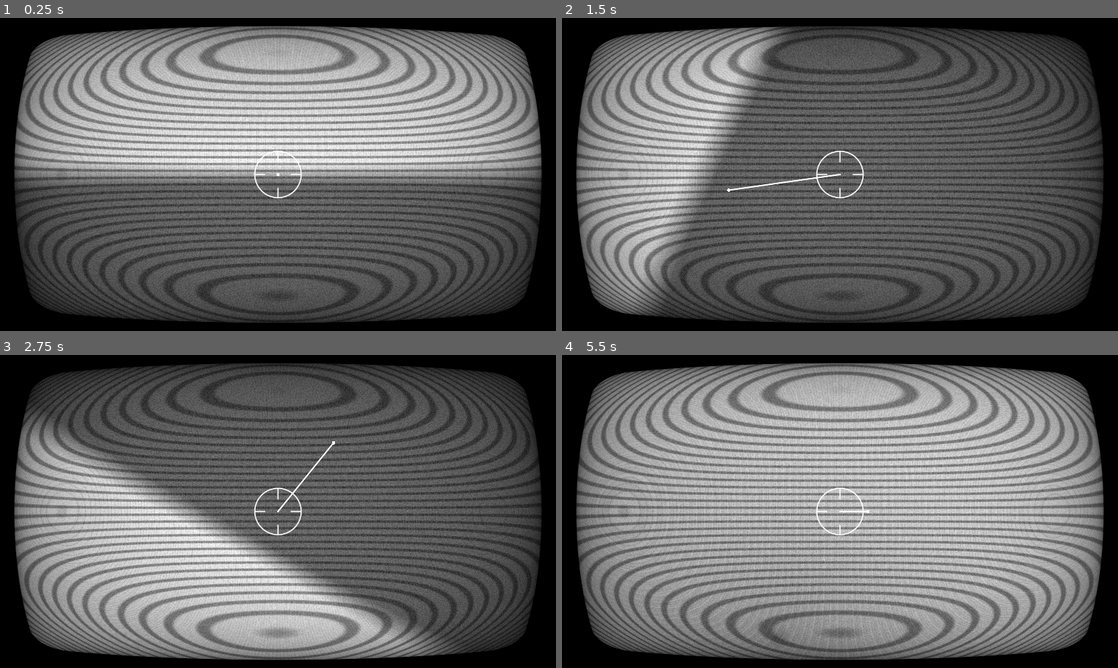
Above: before the commit, frames 1-4 (two rows, left to right).
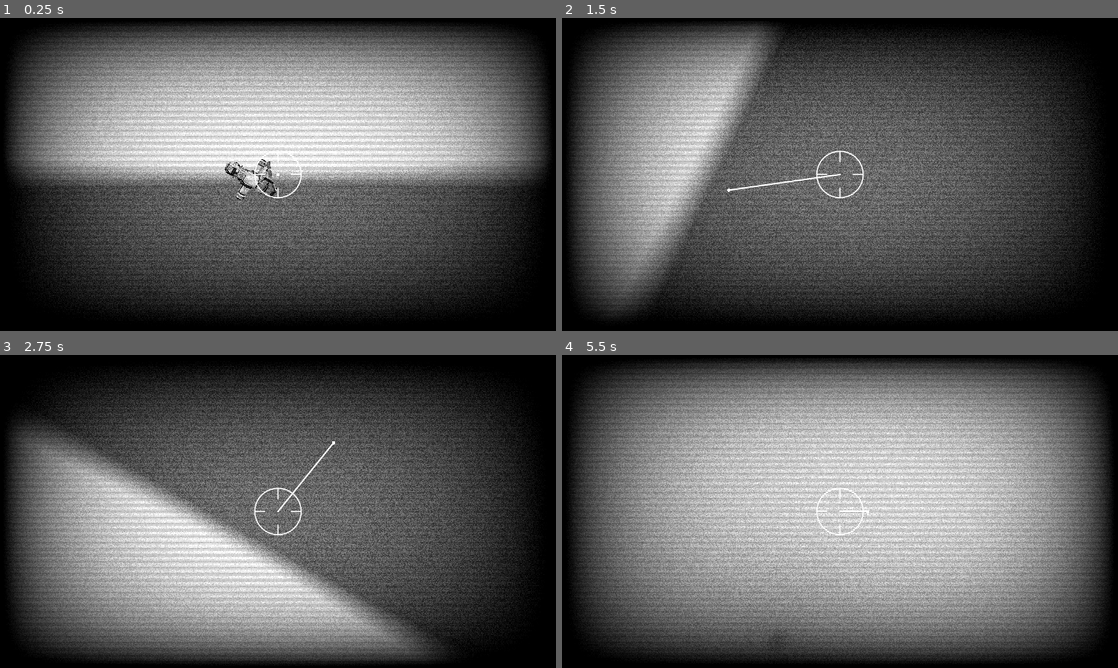
Above: after the commit, the same moments.

Repository: remileroyy/spacebuild
Game: Godot game, scene res://world.tscn
Two runs of this game, one before a commit and one after it. Both use one fixed random seed, a clock stepped at 60 frames per second and the inputs below. A sky picture missing from this copy of the repository is replaced by a grey-blue gradient.
Inputs (mouse positions are in pixels of both pictures, inside the frame that each line leads up to):
- Up to frame 1 (0.25 s): no input
- Up to frame 2 (1.5 s): move the mouse to (962, 158) at 0.52 s; hold D (Right) 0.53-1.28 s; hold E (Roll+) 0.53-1.28 s; tap Q (Roll-) at 0.8, 1.35 s; move the mouse to (728, 190) at 1.27 s; hold S (Back) from 1.28 s (still down)
- Up to frame 3 (2.75 s): tap Space (Space) at 1.55, 2.1 s; move the mouse to (333, 442) at 2.02 s; release S (Back) at 2.03 s; hold D (Right) from 2.03 s (still down); hold E (Roll+) from 2.03 s (still down)
- Up to frame 4 (5.5 s): move the mouse to (812, 574) at 2.77 s; release D (Right) at 2.78 s; release E (Roll+) at 2.78 s; hold W (Forward) 2.78-3.53 s; tap E (Roll+) at 2.85, 4.55 s; tap Q (Roll-) at 3.05, 5.3 s; move the mouse to (1006, 558) at 3.52 s; hold Q (Roll-) 3.53-4.28 s; hold A (Left) 3.53-5.03 s; tap Space (Space) at 3.8, 4.35 s; move the mouse to (673, 464) at 4.27 s; move the mouse to (867, 511) at 5.02 s; hold S (Back) from 5.03 s (still down); hold E (Roll+) from 5.03 s (still down)

The runs differ from the first frame. In frame 1, 58% of the frame differs, in the area x 0-100%, y 1-98%; in frame 2, 54%; in frame 3, 56%; in frame 4, 62%, in the area x 1-99%, y 1-99%.

Commit message:
better, simplified shader

Diff:
--- a/Scripts/Crosshair.gd
+++ b/Scripts/CrosshairLine.gd
@@ -1,5 +1,4 @@
 extends Control
-
 
 func _draw():
 	var mouse = clamped_mouse()
--- a/Scripts/Player.gd
+++ b/Scripts/Player.gd
@@ -1,24 +1,30 @@
 extends RigidBody3D
 
+const THRUST = 3.0
+
+@export var line : Control
+
 func _physics_process(_delta):
+	if Input.is_action_just_pressed("Space"):
+		linear_damp = THRUST
+	elif Input.is_action_just_released("Space"):
+		linear_damp = 0.0
 	input_rotate()
 	input_translate()
 
-
 func input_rotate():
 	var length = get_viewport().size.y * 0.4
-	var mouse = $"../CanvasLayer/Crosshair/Line".clamped_mouse() / length
+	var mouse = line.clamped_mouse() / length
 	mouse = mouse.move_toward(Vector2.ZERO, 0.2) / 0.8
-	var pitch_input = mouse.y
-	var yaw_input = mouse.x
-	var roll_input = Input.get_action_strength("Roll+") - Input.get_action_strength("Roll-")
-	apply_torque(basis * pitch_input * Vector3.LEFT)
-	apply_torque(basis * yaw_input * Vector3.DOWN)
-	apply_torque(basis * roll_input * Vector3.FORWARD)
+	var input = Vector3()
+	input.x = -mouse.y
+	input.y = -mouse.x
+	input.z = Input.get_action_strength("Roll-") - Input.get_action_strength("Roll+")
+	apply_torque(basis * input)
 
 func input_translate():
 	var input = Vector3()
 	input.x = Input.get_action_strength("Right") - Input.get_action_strength("Left")
 	input.y = Input.get_action_strength("Up") - Input.get_action_strength("Down")
 	input.z = Input.get_action_strength("Back") - Input.get_action_strength("Forward")
-	apply_central_force(basis * input)
+	apply_central_force(basis * input * THRUST)
--- a/Scripts/cctv.gdshader
+++ /dev/null
@@ -1,134 +0,0 @@
-/*
-Shader from Godot Shaders - the free shader library.
-godotshaders.com/shader/VHS-and-CRT-monitor-effect
-
-This shader is under CC0 license. Feel free to use, improve and
-change this shader according to your needs and consider sharing
-the modified result to godotshaders.com.
-*/
-
-shader_type canvas_item;
-
-//*** IMPORTANT! ***/
-// - If you are using this shader to affect the node it is applied to set 'overlay' to false (unchecked in the instepctor).
-// - If you are using this shader as an overlay, and want the shader to affect the nodes below in the Scene hierarchy,
-//   set 'overlay' to true (checked in the inspector).
-// On Mac there is potentially a bug causing this to not work properly. If that is the case and you want to use the shader as an overlay
-// change all "overlay ? SCREEN_TEXTURE : TEXTURE" to only "SCREEN_TEXTURE" on lines 129-140, and "vec2 uv = overlay ? warp(SCREEN_UV) : warp(UV);"
-// to "vec2 uv = warp(SCREEN_UV);" on line 98.
-uniform bool overlay = false;
-
-uniform sampler2D SCREEN_TEXTURE : hint_screen_texture, filter_linear_mipmap;
-
-uniform float scanlines_opacity : hint_range(0.0, 1.0) = 0.4;
-uniform float scanlines_width : hint_range(0.0, 0.5) = 0.25;
-uniform float grille_opacity : hint_range(0.0, 1.0) = 0.3;
-uniform vec2 resolution = vec2(640.0, 480.0); // Set the number of rows and columns the texture will be divided in. Scanlines and grille will make a square based on these values
-uniform bool pixelate = true; // Fill each square ("pixel") with a sampled color, creating a pixel look and a more accurate representation of how a CRT monitor would work.
-uniform float static_noise_intensity : hint_range(0.0, 1.0) = 0.06;
-uniform float aberration : hint_range(-1.0, 1.0) = 0.03; // Chromatic aberration, a distortion on each color channel.
-uniform float brightness = 1.4; // When adding scanline gaps and grille the image can get very dark. Brightness tries to compensate for that.
-uniform bool discolor = true; // Add a discolor effect simulating a VHS
-uniform float warp_amount : hint_range(0.0, 5.0) = 1.0; // Warp the texture edges simulating the curved glass of a CRT monitor or old TV.
-uniform bool clip_warp = false;
-uniform float vignette_intensity = 0.4; // Size of the vignette, how far towards the middle it should go.
-uniform float vignette_opacity : hint_range(0.0, 1.0) = 0.5;
-
-// Used by the noise functin to generate a pseudo random value between 0.0 and 1.0
-float random(vec2 uv){
-    return fract(cos(uv.x * 83.4827 + uv.y * 92.2842) * 43758.5453123);
-}
-
-// Takes in the UV and warps the edges, creating the spherized effect
-vec2 warp(vec2 uv){
-	vec2 delta = uv - 0.5;
-	float delta2 = dot(delta.xy, delta.xy);
-	float delta4 = delta2 * delta2;
-	float delta_offset = delta4 * warp_amount;
-
-	return uv + delta * delta_offset;
-}
-
-// Adds a black border to hide stretched pixel created by the warp effect
-float border (vec2 uv){
-	float radius = min(warp_amount, 0.08);
-	radius = max(min(min(abs(radius * 2.0), abs(1.0)), abs(1.0)), 1e-5);
-	vec2 abs_uv = abs(uv * 2.0 - 1.0) - vec2(1.0, 1.0) + radius;
-	float dist = length(max(vec2(0.0), abs_uv)) / radius;
-	float square = smoothstep(0.96, 1.0, dist);
-	return clamp(1.0 - square, 0.0, 1.0);
-}
-
-// Adds a vignette shadow to the edges of the image
-float vignette(vec2 uv){
-	uv *= 1.0 - uv.xy;
-	float vignette = uv.x * uv.y * 15.0;
-	return pow(vignette, vignette_intensity * vignette_opacity);
-}
-
-void fragment()
-{
-	vec2 uv = overlay ? warp(SCREEN_UV) : warp(UV); // Warp the uv. uv will be used in most cases instead of UV to keep the warping
-	vec2 text_uv = uv;
-	// Pixelate the texture based on the given resolution.
-	if (pixelate)
-	{
-		text_uv = ceil(uv * resolution) / resolution;
-	}
-	vec4 text;
-	text.r = texture(SCREEN_TEXTURE, text_uv + vec2(aberration, 0.0) * .1).r;
-	text.g = texture(SCREEN_TEXTURE, text_uv - vec2(aberration, 0.0) * .1).g;
-	text.b = texture(SCREEN_TEXTURE, text_uv).b;
-	text.a = 1.0;
-	float r = text.r;
-	float g = text.g;
-	float b = text.b;
-	uv = warp(UV);
-	// CRT monitors don't have pixels but groups of red, green and blue dots or lines, called grille. We isolate the texture's color channels
-	// and divide it up in 3 offsetted lines to show the red, green and blue colors next to each other, with a small black gap between.
-	if (grille_opacity > 0.0){
-		float g_r = smoothstep(0.85, 0.95, abs(sin(uv.x * (resolution.x * 3.14159265))));
-		r = mix(r, r * g_r, grille_opacity);
-		float g_g = smoothstep(0.85, 0.95, abs(sin(1.05 + uv.x * (resolution.x * 3.14159265))));
-		g = mix(g, g * g_g, grille_opacity);
-		float b_b = smoothstep(0.85, 0.95, abs(sin(2.1 + uv.x * (resolution.x * 3.14159265))));
-		b = mix(b, b * b_b, grille_opacity);
-	}
-	// Apply the grille to the texture's color channels and apply Brightness. Since the grille and the scanlines (below) make the image very dark you
-	// can compensate by increasing the brightness.
-	text.r = clamp(r * brightness, 0.0, 1.0);
-	text.g = clamp(g * brightness, 0.0, 1.0);
-	text.b = clamp(b * brightness, 0.0, 1.0);
-	// Scanlines are the horizontal lines that make up the image on a CRT monitor.
-	// Here we are actual setting the black gap between each line, which I guess is not the right definition of the word, but you get the idea
-	float scanlines = 0.5;
-	if (scanlines_opacity > 0.0)
-	{
-		// Same technique as above, create lines with sine and applying it to the texture. Smoothstep to allow setting the line size.
-		scanlines = smoothstep(scanlines_width, scanlines_width + 0.5, abs(sin(uv.y * (resolution.y * 3.14159265))));
-		text.rgb = mix(text.rgb, text.rgb * vec3(scanlines), scanlines_opacity);
-	}
-	// Apply static noise by generating it over the whole screen in the same way as above
-	if (static_noise_intensity > 0.0)
-	{
-		text.rgb += clamp(random((ceil(uv * resolution) / resolution) + fract(TIME)), 0.0, 1.0) * static_noise_intensity;
-	}
-	// Apply a black border to hide imperfections caused by the warping.
-	// Also apply the vignette
-	text.rgb *= border(uv);
-	text.rgb *= vignette(uv);
-	// Hides the black border and make that area transparent. Good if you want to add the the texture on top an image of a TV or monitor.
-	if (clip_warp)
-	{
-		text.a = border(uv);
-	}
-	if (discolor)
-	{
-		text.rgb = vec3(text.r + text.g + text.b) / 3.;
-		// Contrast
-		float contrast = 1.2;
-		float midpoint = pow(0.5, 2.2);
-		text.rgb = (text.rgb - vec3(midpoint)) * contrast + midpoint;
-	}
-	COLOR = text;
-}
--- /dev/null
+++ b/Scripts/shader.gdshader
@@ -0,0 +1,58 @@
+/*
+Shader from Godot Shaders - the free shader library.
+godotshaders.com/shader/VHS-and-CRT-monitor-effect
+
+This shader is under CC0 license. Feel free to use, improve and
+change this shader according to your needs and consider sharing
+the modified result to godotshaders.com.
+*/
+
+shader_type canvas_item;
+
+//*** IMPORTANT! ***/
+// - If you are using this shader to affect the node it is applied to set 'overlay' to false (unchecked in the instepctor).
+// - If you are using this shader as an overlay, and want the shader to affect the nodes below in the Scene hierarchy,
+//   set 'overlay' to true (checked in the inspector).
+// On Mac there is potentially a bug causing this to not work properly. If that is the case and you want to use the shader as an overlay
+// change all "overlay ? SCREEN_TEXTURE : TEXTURE" to only "SCREEN_TEXTURE" on lines 129-140, and "vec2 uv = overlay ? warp(SCREEN_UV) : warp(UV);"
+// to "vec2 uv = warp(SCREEN_UV);" on line 98.
+
+uniform sampler2D SCREEN_TEXTURE : hint_screen_texture, filter_linear_mipmap;
+
+uniform float static_noise_intensity : hint_range(0.0, 1.0) = 0.2;
+uniform float vignette_intensity = 1; // Size of the vignette, how far towards the middle it should go.
+uniform float vignette_opacity : hint_range(0.0, 1.0) = 0.5;
+uniform float scanline_count : hint_range(0, 1800) = 200.0;
+uniform float contrast = 2.0;
+
+// Used by the noise functin to generate a pseudo random value between 0.0 and 1.0
+float random(vec2 uv){
+    return fract(cos(uv.x * 83.4827 + uv.y * 92.2842) * 43758.5453123);
+}
+
+// Adds a vignette shadow to the edges of the image
+float vignette(vec2 uv){
+	uv *= 1.0 - uv.xy;
+	float vignette = uv.x * uv.y * 15.0;
+	return pow(vignette, vignette_intensity * vignette_opacity);
+}
+
+void fragment()
+{
+	vec4 text = texture(SCREEN_TEXTURE, UV);
+	// Noise
+	text.rgb += clamp(random(UV + fract(TIME)), 0.0, 1.0) * static_noise_intensity;
+	// Vignette
+	text.rgb *= vignette(UV);
+	// Greyscale
+	text.rgb = vec3(text.r + text.g + text.b) / 3.;
+	// Scanlines
+	float s = sin(UV.y * scanline_count * PI * 2.0);
+	s = (s * 0.5 + 0.5) * 0.9 + 0.1;
+	text = text * vec4(vec3(pow(s, 0.25)), 1.0);
+	// Contrast
+	float midpoint = pow(0.5, 2.2);
+	text.rgb = (text.rgb - vec3(midpoint)) * contrast + midpoint;
+
+	COLOR = text;
+}
--- a/Scripts/test.gdshader
+++ /dev/null
@@ -1,34 +0,0 @@
-shader_type canvas_item;
-
-uniform vec4 color1 : source_color;
-uniform vec4 color2 : source_color;
-uniform float threshold;
-uniform float intensity;
-uniform float opacity;
-uniform vec4 glow_color : source_color;
-
-void fragment() {
-	// Get the pixel color from the texture
-	vec4 pixel_color = texture(TEXTURE, UV);
-
-	// Calculate the distance between the pixel color and the first source color
-	float distance = length(pixel_color - color1);
-
-	// Calculate the distance between the pixel color and the second source color
-	float distance_second = length(pixel_color - color2);
-
-	// Create a new variable to store the modified glow color
-	vec4 modified_glow_color = glow_color;
-
-	// Set the alpha value of the modified glow color to the specified opacity
-	modified_glow_color.a = opacity;
-
-	// If the distance to either source color is below the threshold, set the output color to a blend of the pixel color and the modified glow color
-	if (distance < threshold || distance_second < threshold) {
-		COLOR = mix(pixel_color, modified_glow_color * intensity, modified_glow_color.a);
-	}
-	// Otherwise, set the output color to the pixel color
-	else {
-		COLOR = pixel_color;
-	}
-}
--- a/project.godot
+++ b/project.godot
@@ -76,5 +76,5 @@
 
 3d/default_gravity=0.0
 3d/default_gravity_vector=Vector3(0, 0, 0)
-3d/default_linear_damp=1.0
+3d/default_linear_damp=0.0
 3d/default_angular_damp=2.0
--- a/world.tscn
+++ b/world.tscn
@@ -3,8 +3,8 @@
 [ext_resource type="Texture2D" uid="uid://ccpnhnf70iqyp" path="res://Assets/panorama_image.png" id="1_vneaj"]
 [ext_resource type="Script" path="res://Scripts/Player.gd" id="1_yukp5"]
 [ext_resource type="Texture2D" uid="uid://cgoye2p75nh5k" path="res://Assets/crosshair.png" id="2_v8r2h"]
-[ext_resource type="Script" path="res://Scripts/Crosshair.gd" id="3_d54j1"]
-[ext_resource type="Shader" path="res://Scripts/cctv.gdshader" id="3_lt5no"]
+[ext_resource type="Script" path="res://Scripts/CrosshairLine.gd" id="3_d54j1"]
+[ext_resource type="Shader" path="res://Scripts/shader.gdshader" id="3_lt5no"]
 [ext_resource type="PackedScene" uid="uid://bigwc0sppj0fo" path="res://Wikiplanet Space Station (WSS).glb" id="7_el1x2"]
 
 [sub_resource type="PanoramaSkyMaterial" id="PanoramaSkyMaterial_n2if7"]
@@ -24,28 +24,20 @@
 
 [sub_resource type="ShaderMaterial" id="ShaderMaterial_ap7gf"]
 shader = ExtResource("3_lt5no")
-shader_parameter/overlay = false
-shader_parameter/scanlines_opacity = 0.4
-shader_parameter/scanlines_width = 0.25
-shader_parameter/grille_opacity = 0.3
-shader_parameter/resolution = Vector2(718.08, 403.92)
-shader_parameter/pixelate = true
-shader_parameter/static_noise_intensity = 0.114
-shader_parameter/aberration = 0.03
-shader_parameter/brightness = 1.4
-shader_parameter/discolor = true
-shader_parameter/warp_amount = 1.0
-shader_parameter/clip_warp = false
-shader_parameter/vignette_intensity = 0.4
+shader_parameter/static_noise_intensity = 0.2
+shader_parameter/vignette_intensity = 1.0
 shader_parameter/vignette_opacity = 0.5
+shader_parameter/scanline_count = 200.0
+shader_parameter/contrast = 2.0
 
 [node name="World" type="Node3D"]
 
 [node name="WorldEnvironment" type="WorldEnvironment" parent="."]
 environment = SubResource("Environment_1q1mr")
 
-[node name="Player" type="RigidBody3D" parent="."]
+[node name="Player" type="RigidBody3D" parent="." node_paths=PackedStringArray("line")]
 script = ExtResource("1_yukp5")
+line = NodePath("../CanvasLayer/Crosshair/Line")
 
 [node name="MeshInstance3D" type="MeshInstance3D" parent="Player"]
 mesh = SubResource("BoxMesh_eksfv")
@@ -57,12 +49,12 @@
 transform = Transform3D(100, 0, 0, 0, 100, 0, 0, 0, 100, 0, 0, 0)
 
 [node name="SpotLight3D" type="SpotLight3D" parent="Player"]
-spot_range = 100.0
+spot_range = 200.0
 spot_angle = 60.0
 
 [node name="CanvasLayer" type="CanvasLayer" parent="."]
 
-[node name="CCTV" type="ColorRect" parent="CanvasLayer"]
+[node name="Shader" type="ColorRect" parent="CanvasLayer"]
 material = SubResource("ShaderMaterial_ap7gf")
 anchors_preset = 15
 anchor_right = 1.0
@@ -98,4 +90,4 @@
 script = ExtResource("3_d54j1")
 
 [node name="Wikiplanet Space Station (WSS)" parent="." instance=ExtResource("7_el1x2")]
-transform = Transform3D(0.815654, 0.525739, 0.241468, -0.504112, 0.850646, -0.149239, -0.283865, 0, 0.958864, -13.4075, 0, 11.3327)
+transform = Transform3D(0.815654, 0.525739, 0.241468, -0.504112, 0.850646, -0.149239, -0.283865, 0, 0.958864, -3.48003, 0, -22.147)
